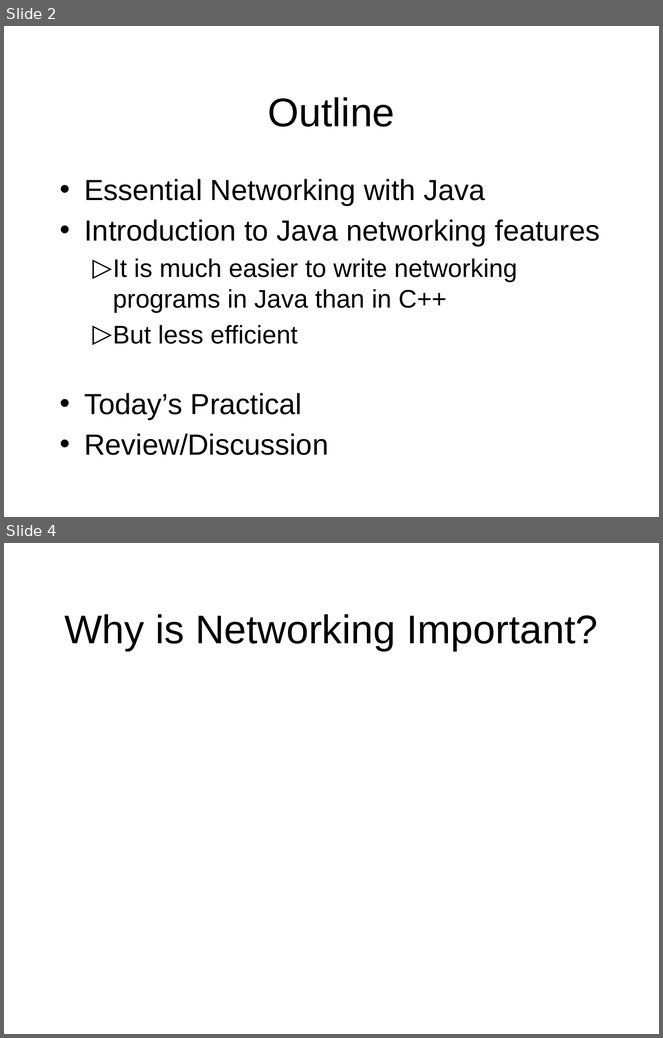
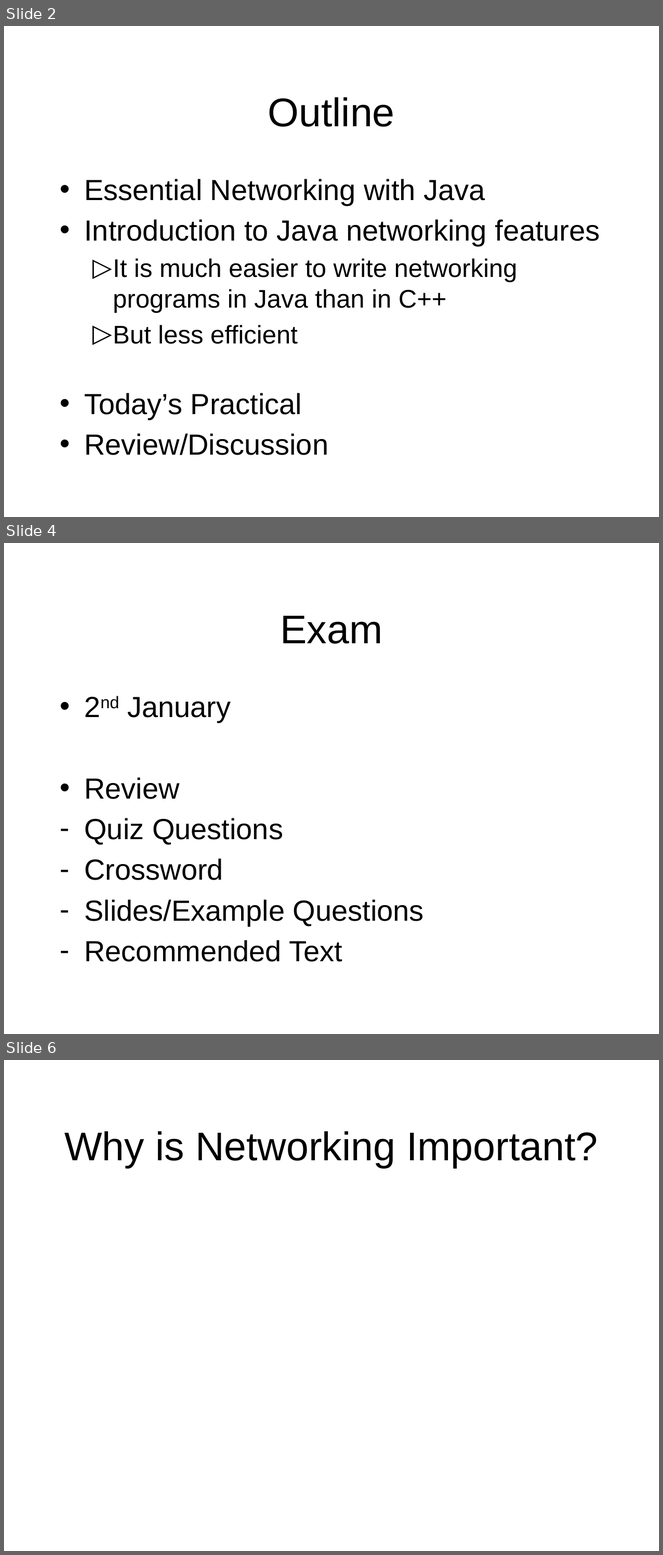
Before and after one commit to octaviordz/zjnu2017.github.io, a slide deck: OOP/lectures/120--Network.Programming.pptx. Shown one above the other, each under a label of ours: slides 2 and 4 before the commit, slides 2, 4 and 6 after it; the slides between them are not shown. The pictures are 663x1038 and 663x1555 pixels, drawn with LibreOffice and Linux fonts; fonts in the diff are those of the drawing. Boxes give left, top, right and bottom in pixels: in the first picture for what was removed or moved away, otherwise in the second. Text is boxed around its words. In the diff, an @@ line names an element or a change of style, - is before the commit and + after.

```diff
--- a/OOP/lectures/120--Network.Programming.pptx
+++ b/OOP/lectures/120--Network.Programming.pptx
@@ slide 4 added at (x1=4, y1=543, x2=659, y2=1034), background #FFFFFF @@
@@ title added at (x1=280, y1=616, x2=383, y2=644), 44 pt, text #000000 @@
+Exam
@@ text added at (x1=84, y1=697, x2=424, y2=962), 32 pt, text #000000 @@
+• 2nd January
+• Review
+– Quiz Questions
+– Crossword
+– Slides/Example Questions
+– Recommended Text
@@ what was slide 4 is now slide 6 @@
```
Also in this commit, not shown: 1 slide changed, 1 other slide added.
